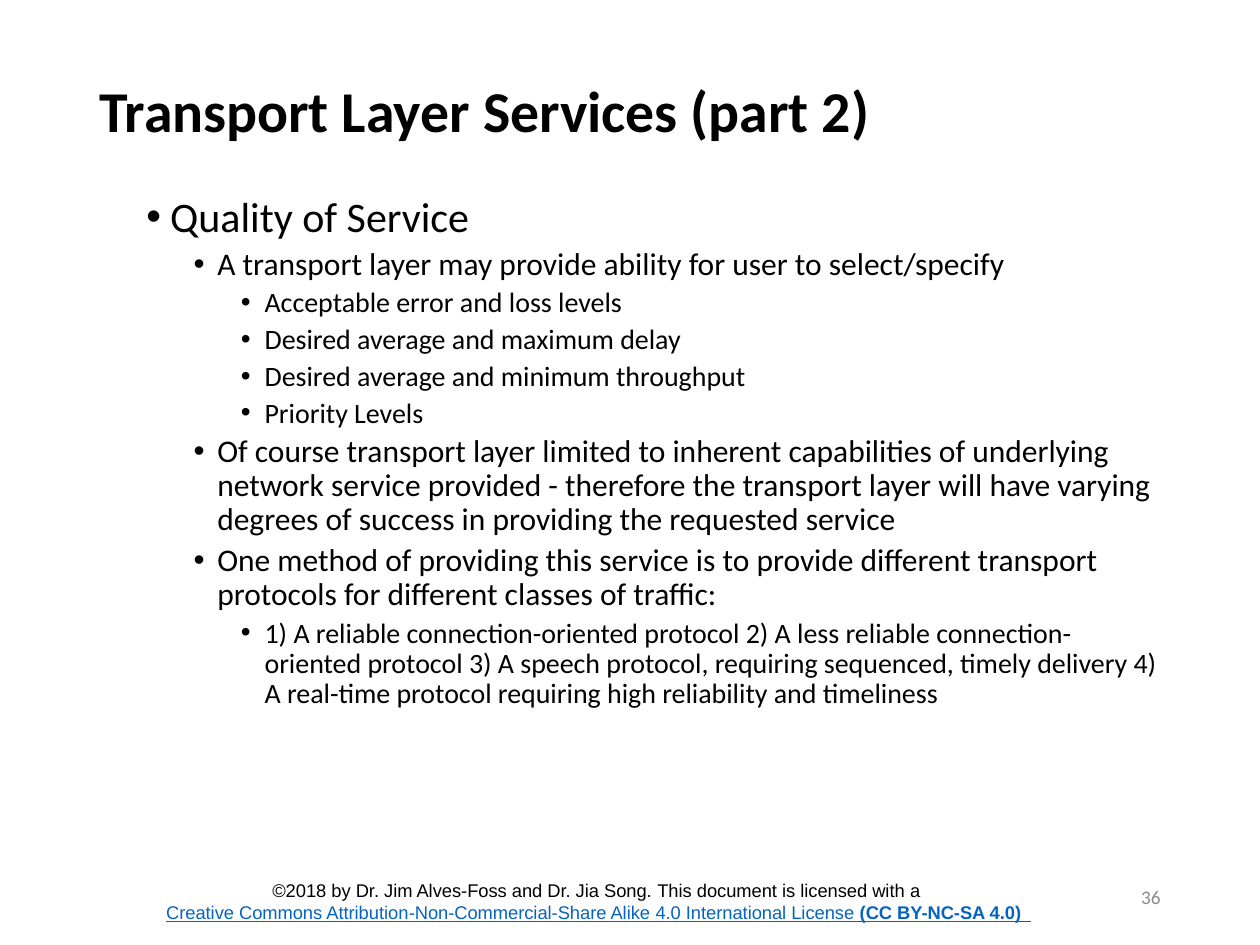
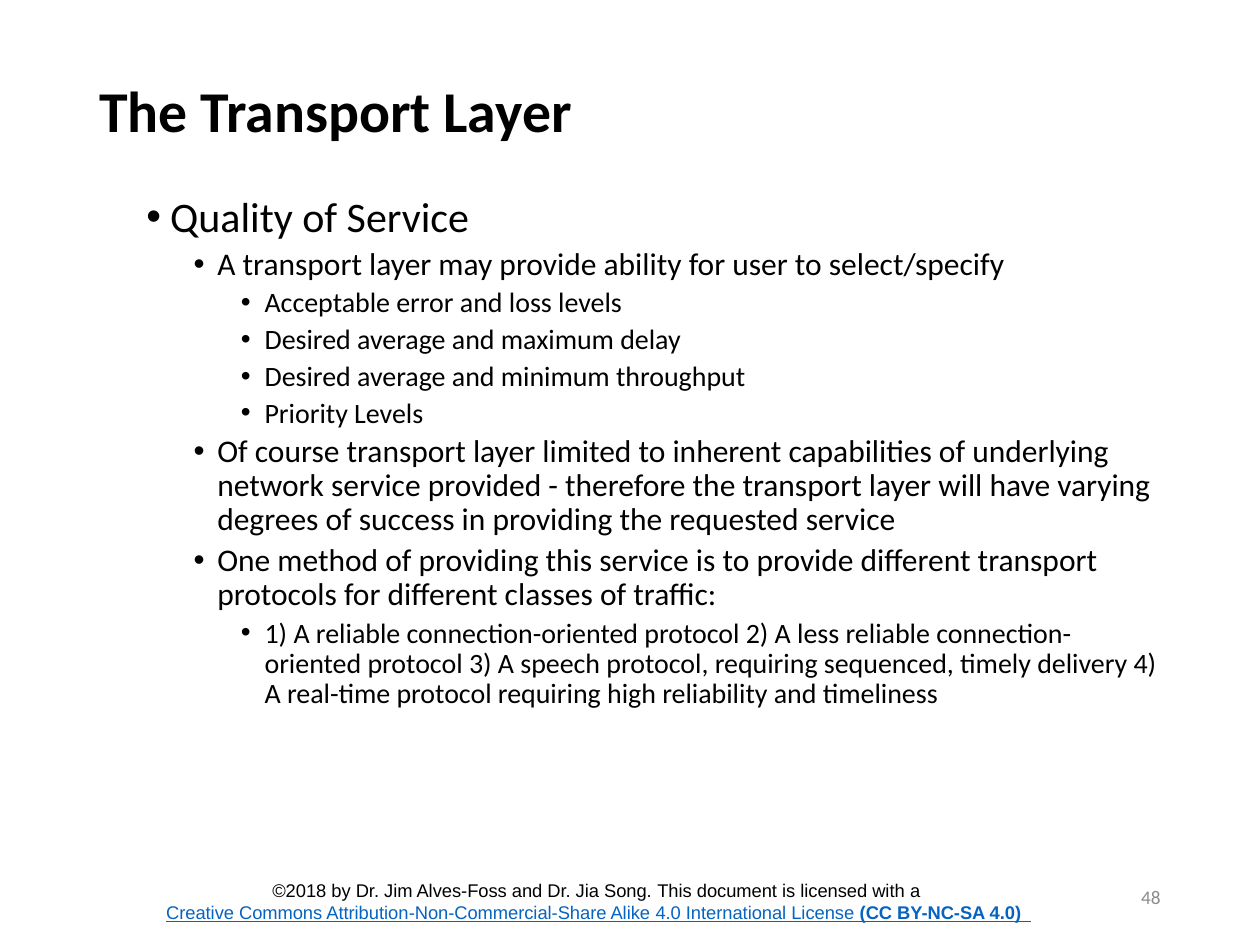
Before and after one commit to CenterForSecureAndDependableSystems/Teaching-Materials, a slide deck: slide 48 of Network-Security/Module_1 Internetworking/Lesson_2_Internetworking.pptx (slide 36 before the commit). Drawn at 1260x945 pixels with LibreOffice and Linux fonts; fonts in the diff are those of the drawing; background and template pictures are left out. Boxes give left, top, right and bottom in pixels: in the first picture for what was removed or moved away, otherwise in the second. Text is boxed around its words. In the diff, an @@ line names an element or a change of style, - is before the commit and + after.

```diff
--- a/Network-Security/Module_1 Internetworking/Lesson_2_Internetworking.pptx
+++ b/Network-Security/Module_1 Internetworking/Lesson_2_Internetworking.pptx
@@ title at bbox=[99, 91, 572, 141]: text changed @@
-Transport Layer Services (part 2)
+The Transport Layer
@@ page number at bbox=[1141, 891, 1160, 904]: text changed @@
-36
+48
```
Also in this commit, not shown: 60 other slides changed, 12 slides added, 24 other files.
